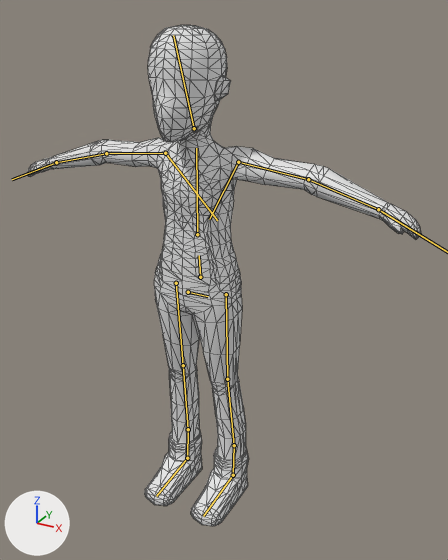
What one commit did to the glTF model characters/personagem.glb.
Rendered twice from a 50 mm camera at (0.932, -1.518, 1.599) aimed at (0.042, 0.101, 0.79). The axes (+X, +Y, +Z) are drawn at lower left. The lights are the same throughout. The first picture is the older version. Both versions are drawn at frame 24 of the action 'Idle coçar cabeça (esquerda)'; the numbers are the values there. The bones that change, and the others that lie on the model, are drawn over the model as lines. Mesh edges are drawn as thin lines.

Names of what the first picture shows: 'Personagem'.
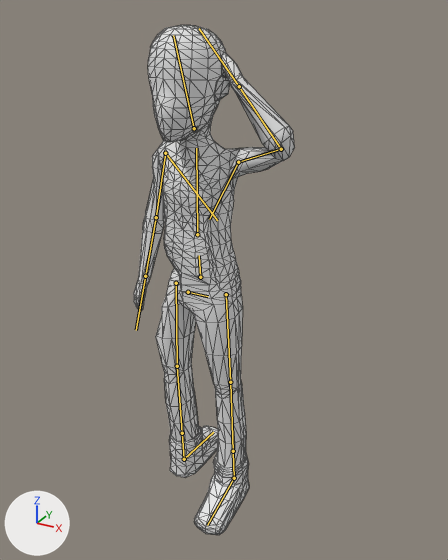
What differs and where, as boxes (x1, y1, x2, y2) in the pictures (448 x 560 px):
'Personagem', posed (59% narrower): before (27, 25, 421, 526); after (134, 25, 295, 535)
bone 'upper_arm.l.R', root to tip: before (165, 153) to (106, 153); after (165, 153) to (156, 217)
bone 'forearm.l.R', root to tip: before (106, 153) to (56, 162); after (156, 217) to (145, 276)
bone 'hand.l.R', root to tip: before (56, 162) to (12, 179); after (145, 276) to (136, 330)
bone 'upper_arm.l.L', root to tip: before (238, 162) to (308, 179); after (238, 162) to (281, 149)
bone 'forearm.l.L', root to tip: before (308, 179) to (378, 209); after (281, 149) to (239, 86)
bone 'Bone.005.l.L', root to tip: before (176, 283) to (183, 365); after (176, 283) to (177, 366)
bone 'Bone.006.l.L', root to tip: before (183, 365) to (188, 429); after (177, 366) to (182, 433)
bone 'Bone.007.l.R', root to tip: before (188, 429) to (187, 458); after (182, 433) to (184, 459)
bone 'Bone.005.l.R', root to tip: before (226, 294) to (227, 379); after (226, 294) to (230, 382)
bone 'Bone.006.l.R', root to tip: before (227, 379) to (234, 445); after (230, 382) to (233, 451)
bone 'Bone.007.l.L', root to tip: before (234, 445) to (233, 475); after (233, 451) to (234, 478)

The edits, one by one:
Bone 'upper_arm.l.R' (bone_upper_arm_l_r) turns from (0, 0, 0) to (-73, -9, 18) degrees about its own x, y and z.
Bone 'forearm.l.R' (bone_forearm_l_r) turns from (0, 0, 0) to (8, 0, 6) degrees about its own x, y and z.
Bone 'hand.l.R' (bone_hand_l_r) turns from (0, 0, 0) to (8, 0, -3) degrees about its own x, y and z.
Bone 'upper_arm.l.L' (bone_upper_arm_l_l) turns from (0, 0, 0) to (25, -14, -36) degrees about its own x, y and z.
Bone 'forearm.l.L' (bone_forearm_l_l) turns from (0, 0, 0) to (50, 23, -115) degrees about its own x, y and z.
Bone 'hand.l.L' (bone_hand_l_l) turns from (0, 0, 0) to (9, -30, -2) degrees about its own x, y and z.
Bone 'Bone.005.l.L' (bone_bone_005_l_l) turns from (0, 0, 0) to (-3, -178, 2) degrees about its own x, y and z.
Bone 'Bone.006.l.L' (bone_bone_006_l_l) turns from (0, 0, 0) to (0, 0, 5) degrees about its own x, y and z.
Bone 'Bone.007.l.R' (bone_bone_007_l_r) turns from (0, 0, 0) to (1, 0, -10) degrees about its own x, y and z.
Bone 'Bone.005.l.R' (bone_bone_005_l_r) turns from (0, 0, 0) to (3, -2, -2) degrees about its own x, y and z.
Bone 'Bone.006.l.R' (bone_bone_006_l_r) turns from (0, 0, 0) to (-5, 0, -1) degrees about its own x, y and z.
Bone 'Bone.007.l.L' (bone_bone_007_l_l) turns from (0, 0, 0) to (1, 0, 10) degrees about its own x, y and z.
